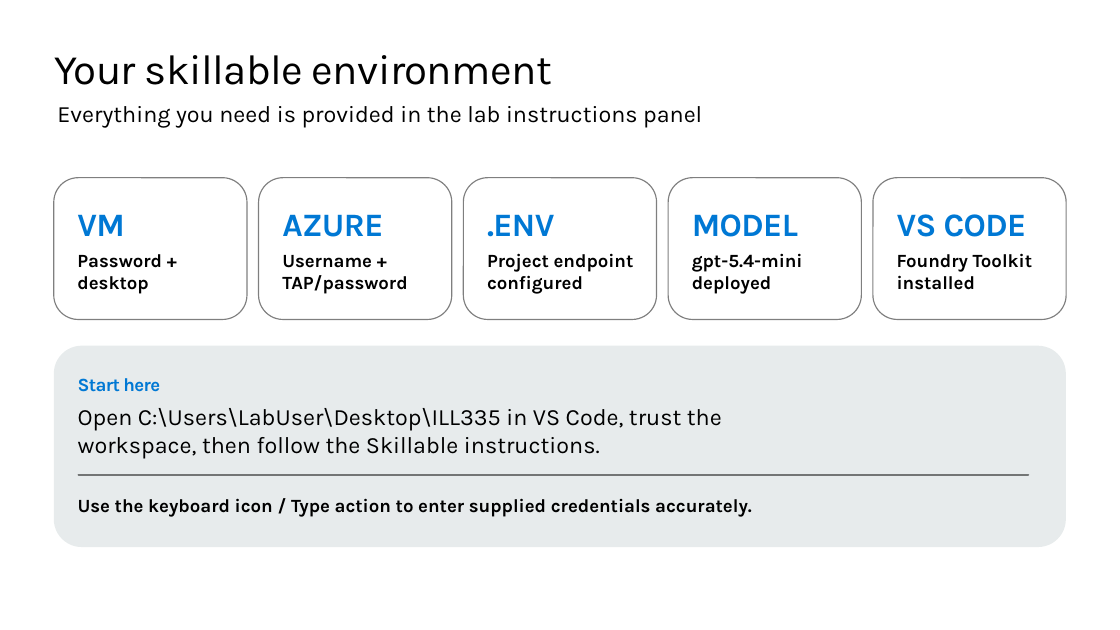
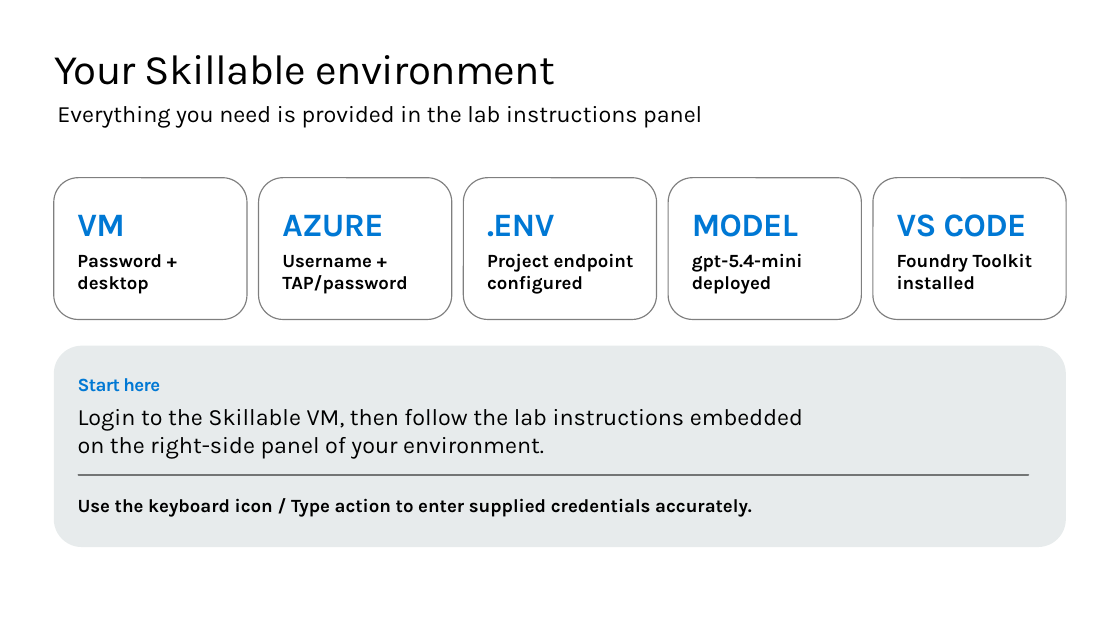
Before and after one commit to microsoft/aitour27-ILL335-building-deploying-ai-agents-with-microsoft-foundry, a slide deck: slide 11 of delivery-resources/ILL335-Attendee-Walkthrough-FY27.pptx (slide 7 before the commit). Drawn at 1120x630 pixels with LibreOffice and Linux fonts; fonts in the diff are those of the drawing; background and template pictures are left out. Boxes give left, top, right and bottom in pixels: in the first picture for what was removed or moved away, otherwise in the second. Text is boxed around its words. In the diff, an @@ line names an element or a change of style, - is before the commit and + after.

Commit message:
updating slide deck

```diff
--- a/delivery-resources/ILL335-Attendee-Walkthrough-FY27.pptx
+++ b/delivery-resources/ILL335-Attendee-Walkthrough-FY27.pptx
@@ title at <box>54,55,555,85</box>: text changed @@
-Your skillable environment
+Your Skillable environment
@@ text at <box>78,409,803,458</box>: text changed @@
-Open C:\Users\LabUser\Desktop\ILL335 in VS Code, trust the workspace, then follow the Skillable instructions.
+Login to the Skillable VM, then follow the lab instructions embedded on the right-side panel of your environment.
```
Also in this commit, not shown: 2 other slides changed, 2 slides added, 1 slide removed.
